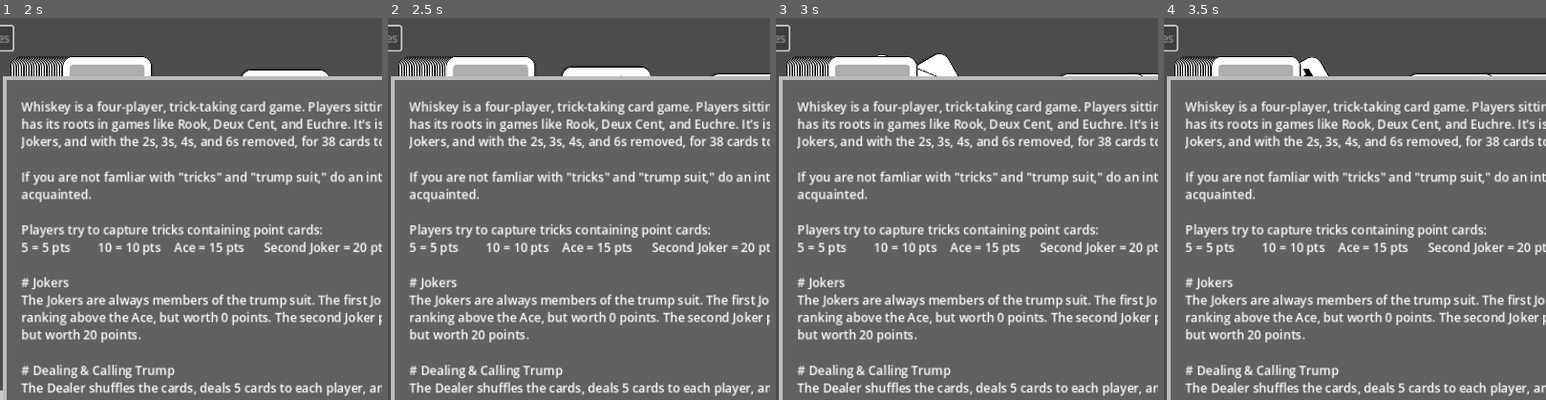
Above: before the commit, frames 1-4 (left to right).
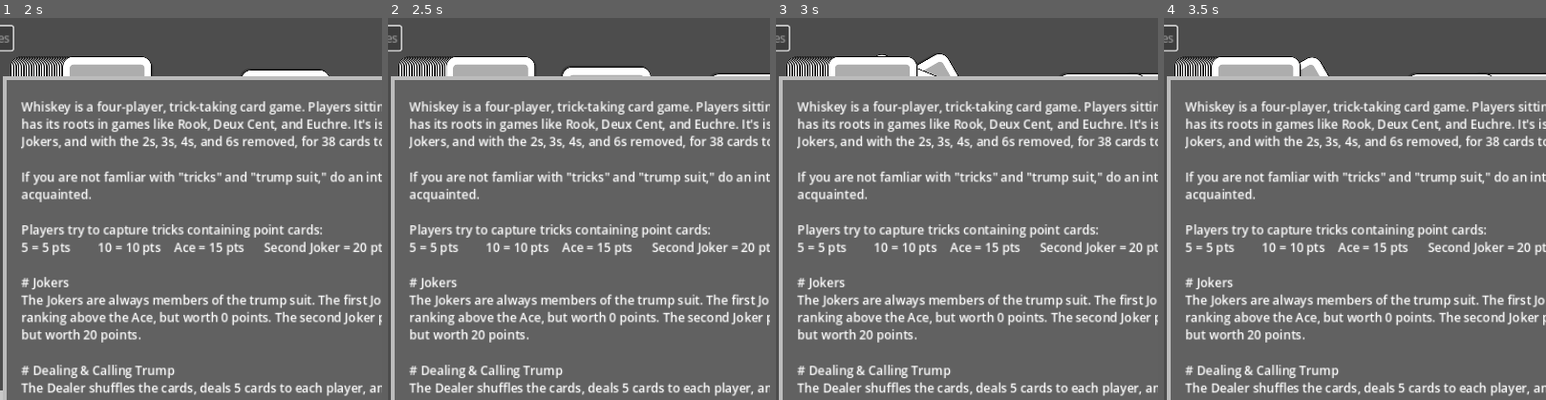
Above: after the commit, the same moments.

Repository: getzen/Whiskey
Game: Godot game, scene res://main.tscn
Two runs of this game, one before a commit and one after it. Both use one fixed random seed, a clock stepped at 60 frames per second and the inputs below.
Inputs (mouse positions are % of the whole screen's width and height, from its top left):
- Up to frame 1 (2 s): click "Start" at 0.5 s; click "Rules" at 1.25 s
- Up to frame 2 (2.5 s): move the mouse to (14, 14) at 2.02 s; click (14, 14) at 2.17 s
- Up to frame 3 (3 s): move the mouse to (16, 49) at 2.77 s; click (16, 49) at 2.92 s
- Up to frame 4 (3.5 s): no input
The pictures show only the part of the screen within x 5-55%, y 0-50%; the shares and areas given below are measured in that part.

Frame 1 is identical in both runs. In frame 2, less than 0.1% of the frame differs, in the area x 47-67%, y 15-16%; in frame 3, 0.2%, in the area x 38-46%, y 11-16%; in frame 4, 0.1%.

Commit message:
Add TESTING bool for card display

Diff:
--- a/Game.gd
+++ b/Game.gd
@@ -1,5 +1,8 @@
 class_name Game
 extends Node
+
+# This controls whether cards are face up, among possibly other things.
+var TESTING = false
 
 enum State {
 	INIT,
@@ -445,7 +448,10 @@
 	self.cards_to_deal -= 1
 	var card = self.deck.pop_back() as Card
 	var player = self.players[p]
-	card.face_up = true
+	if !player.is_bot || TESTING:
+		card.face_up = true
+	else:
+		card.face_up = false
 	player.hand.push_back(card)
 	if !player.is_bot:
 		player.sort_hand()
@@ -456,7 +462,7 @@
 func deal_to_nest(count: int):
 	for i in count:
 		var card = self.deck.pop_back()
-		card.face_up = true
+		card.face_up = false
 		self.nest.push_back(card)
 
 	if self.view_exists:
